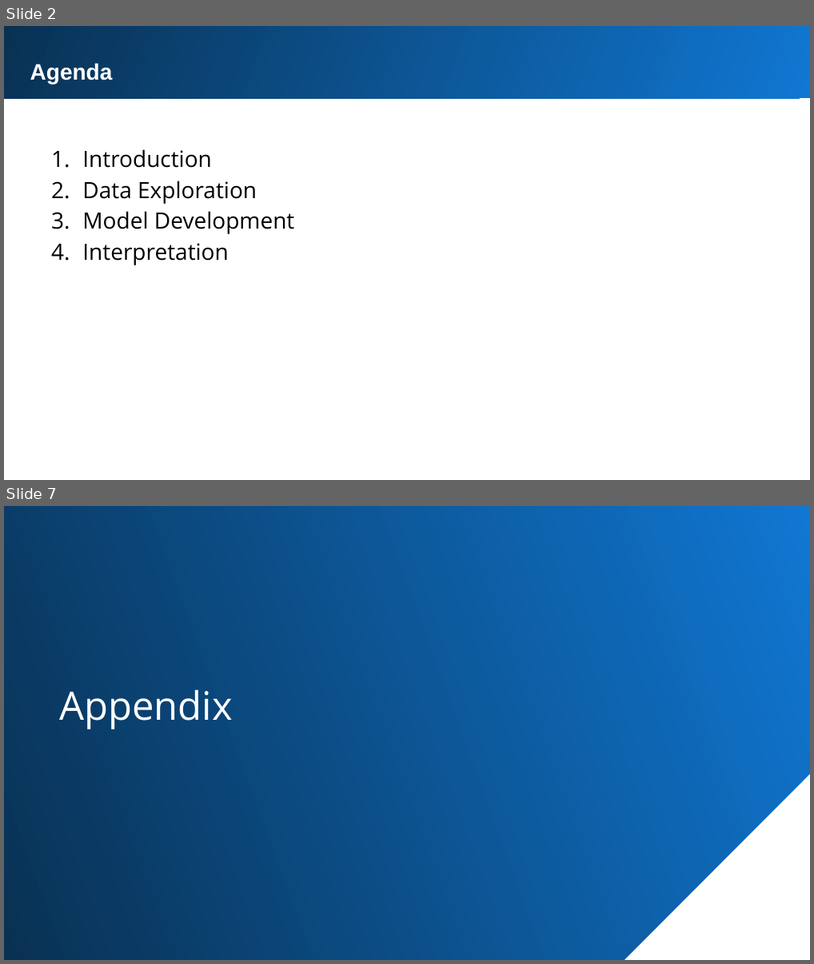
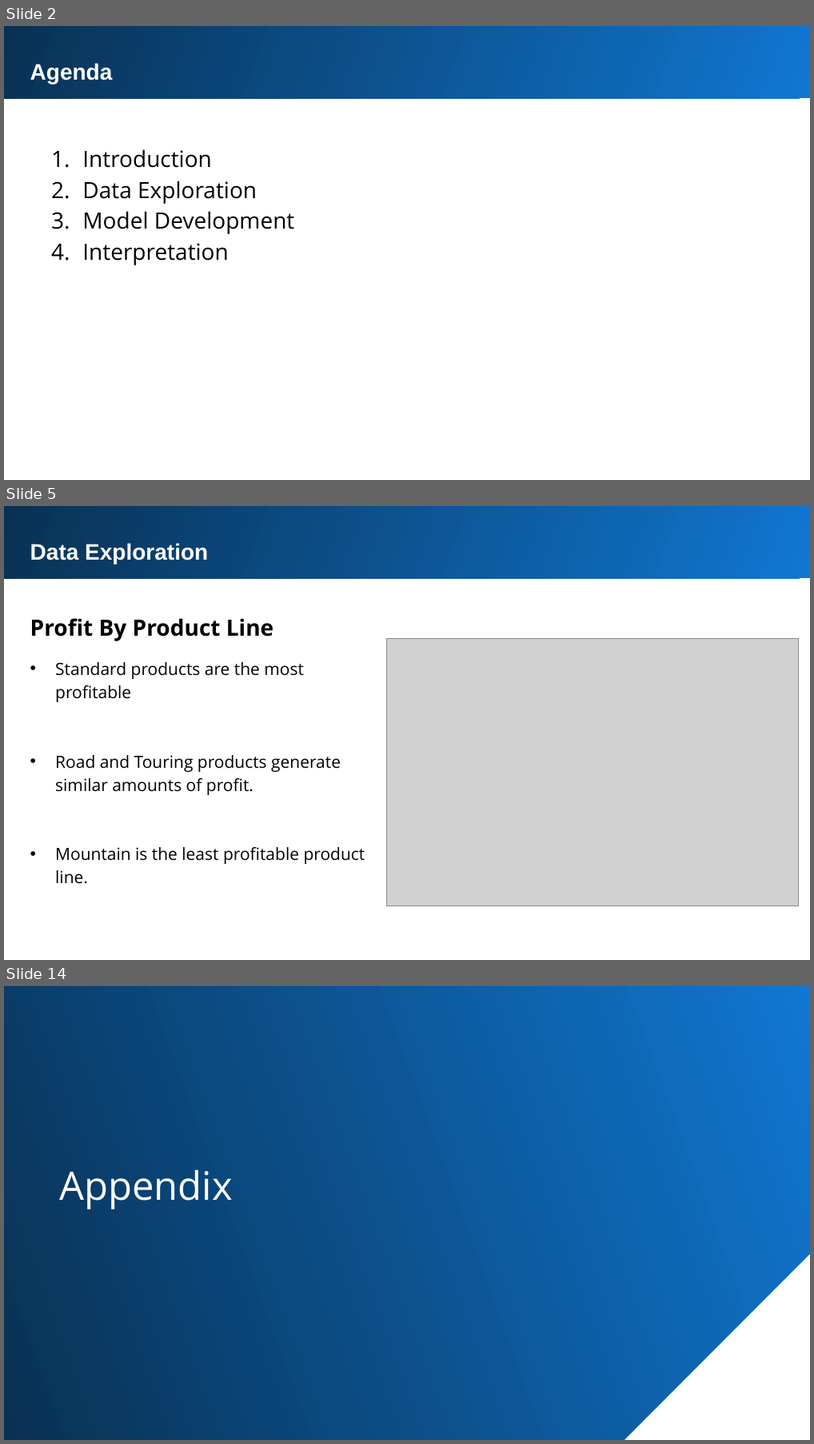
Before and after one commit to Mevhare/Forage-KPMG-AU-Virtual-Internship, a slide deck: Solution/Task 2/Sprocket_Presenation.pptx. Shown one above the other, each under a label of ours: slides 2 and 7 before the commit, slides 2, 5 and 14 after it; the slides between them are not shown. The pictures are 814x964 and 814x1444 pixels, drawn with LibreOffice and Linux fonts; fonts in the diff are those of the drawing; grey boxes stand for pictures. Boxes give left, top, right and bottom in pixels: in the first picture for what was removed or moved away, otherwise in the second. Text is boxed around its words. In the diff, an @@ line names an element or a change of style, - is before the commit and + after.

```diff
--- a/Solution/Task 2/Sprocket_Presenation.pptx
+++ b/Solution/Task 2/Sprocket_Presenation.pptx
@@ slide 5 added at bbox=[4, 506, 810, 960], background #FFFFFF @@
@@ rectangle added at bbox=[4, 506, 810, 579], fill gradient #1077D2 to #093153 @@
@@ text added at bbox=[30, 543, 208, 564], 20 pt, text #FFFFFF, bold @@
+Data Exploration
@@ text added at bbox=[30, 618, 274, 641], 20 pt, text #000000, bold @@
+Profit By Product Line
@@ picture added at bbox=[387, 638, 799, 906] @@
@@ text added at bbox=[55, 662, 366, 884], 15 pt, text #000000 @@
+• Standard products are the most profitable
+• Road and Touring products generate similar amounts of profit.
+• Mountain is the least profitable product line.
@@ what was slide 7 is now slide 14 @@
```
Also in this commit, not shown: 11 other slides added, 5 slides removed, 6 other files.
